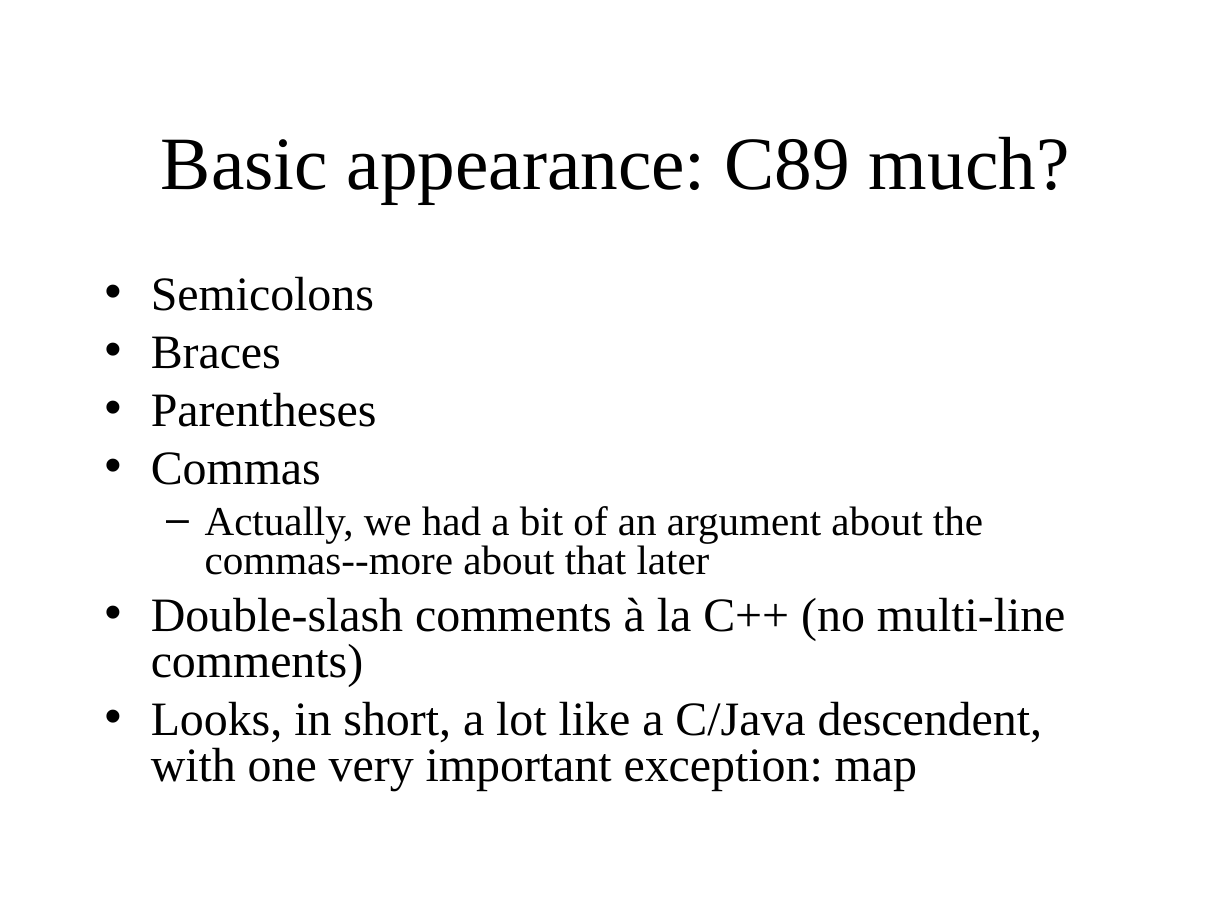
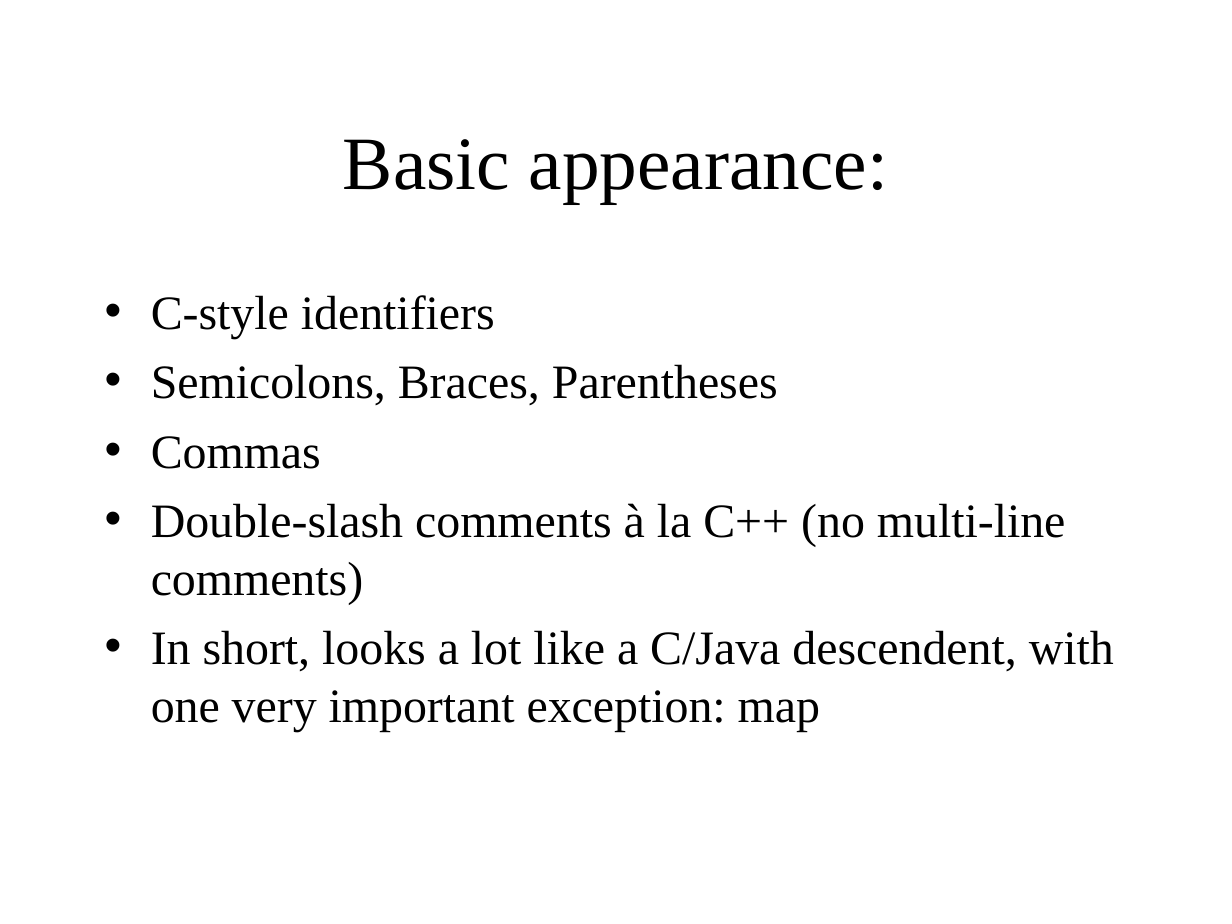
Before and after one commit to waseemilahi/drul, a slide deck: slide 3 of Presentation/Parts1-2.ppt (slide 5 before the commit). Drawn at 1232x924 pixels with LibreOffice and Linux fonts; fonts in the diff are those of the drawing. Boxes give left, top, right and bottom in pixels: in the first picture for what was removed or moved away, otherwise in the second. Text is boxed around its words. In the diff, an @@ line names an element or a change of style, - is before the commit and + after.

```diff
--- a/Presentation/Parts1-2.ppt
+++ b/Presentation/Parts1-2.ppt
@@ title at bbox=[343, 139, 888, 203]: text changed @@
-Basic appearance: C89 much?
+Basic appearance:
@@ text "C-style identifiers": place and size @@
-text "C-style identifiers" at bbox=[151, 276, 1066, 791]
+text "C-style identifiers" at bbox=[151, 295, 1114, 731]
@@ text at bbox=[151, 295, 778, 405]: text changed @@
-• Semicolons
-• Braces
-• Parentheses
+• C-style identifiers
+• Semicolons, Braces, Parentheses
@@ text at bbox=[151, 436, 1066, 604]: line spacing 0.8 to 1 @@
@@ text at bbox=[205, 506, 983, 575]: paragraph removed @@
-  – Actually, we had a bit of an argument about the commas--more about that later
@@ text at bbox=[151, 630, 1114, 731]: text changed @@
-• Looks, in short, a lot like a C/Java descendent, with one very important exception: map
+• In short, looks a lot like a C/Java descendent, with one very important exception: map
```
Also in this commit, not shown: 10 other slides changed, 22 slides added, 3 slides removed.
